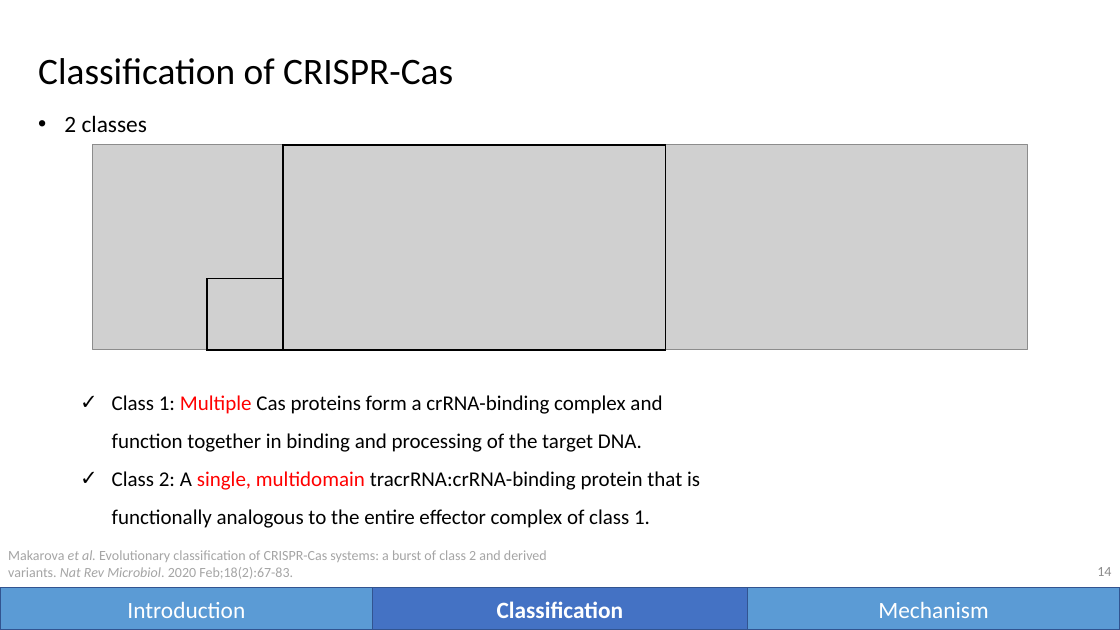
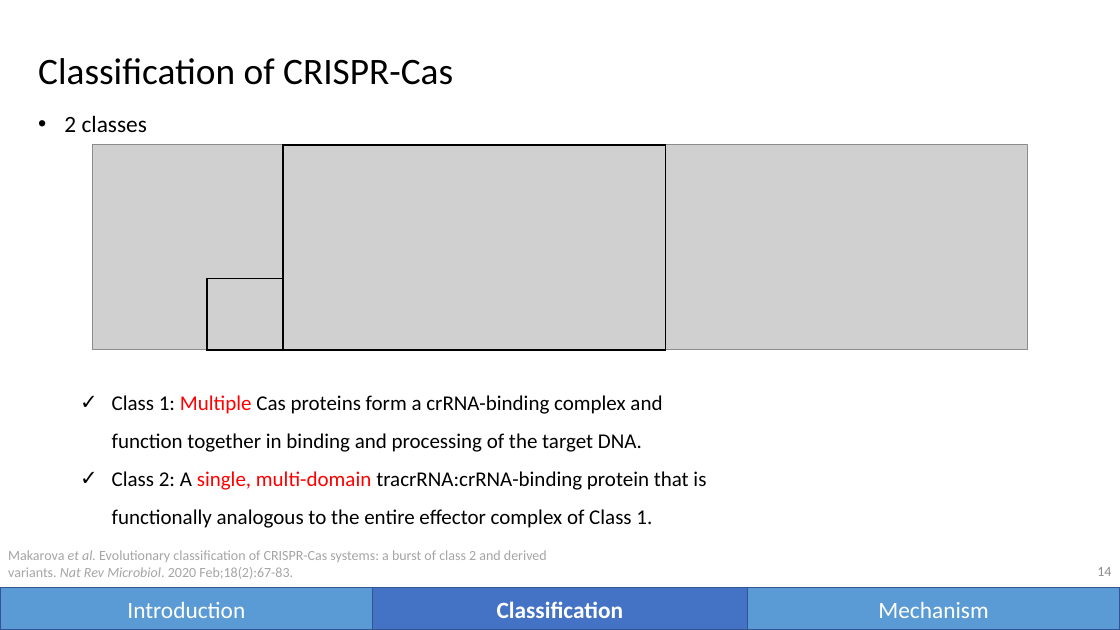
Before and after one commit to vwOvOwv/PKU-Undergraduate-Course, a slide deck: slide 14 of 遗传学讨论 (Seminar on Genetics)/topic4_genome_editing.pptx. Drawn at 1120x630 pixels with LibreOffice and Linux fonts; fonts in the diff are those of the drawing; grey boxes stand for pictures. Boxes give left, top, right and bottom in pixels: in the first picture for what was removed or moved away, otherwise in the second. Text is boxed around its words. In the diff, an @@ line names an element or a change of style, - is before the commit and + after.

```diff
--- a/遗传学讨论 (Seminar on Genetics)/topic4_genome_editing.pptx
+++ b/遗传学讨论 (Seminar on Genetics)/topic4_genome_editing.pptx
@@ text at (112,471,706,528): text changed @@
-  ✓ Class 2: A single, multidomain tracrRNA:crRNA-binding protein that is functionally analogous to the entire effector complex of class 1.
+  ✓ Class 2: A single, multi-domain tracrRNA:crRNA-binding protein that is functionally analogous to the entire effector complex of Class 1.
```
Also in this commit, not shown: 14 other slides changed.
